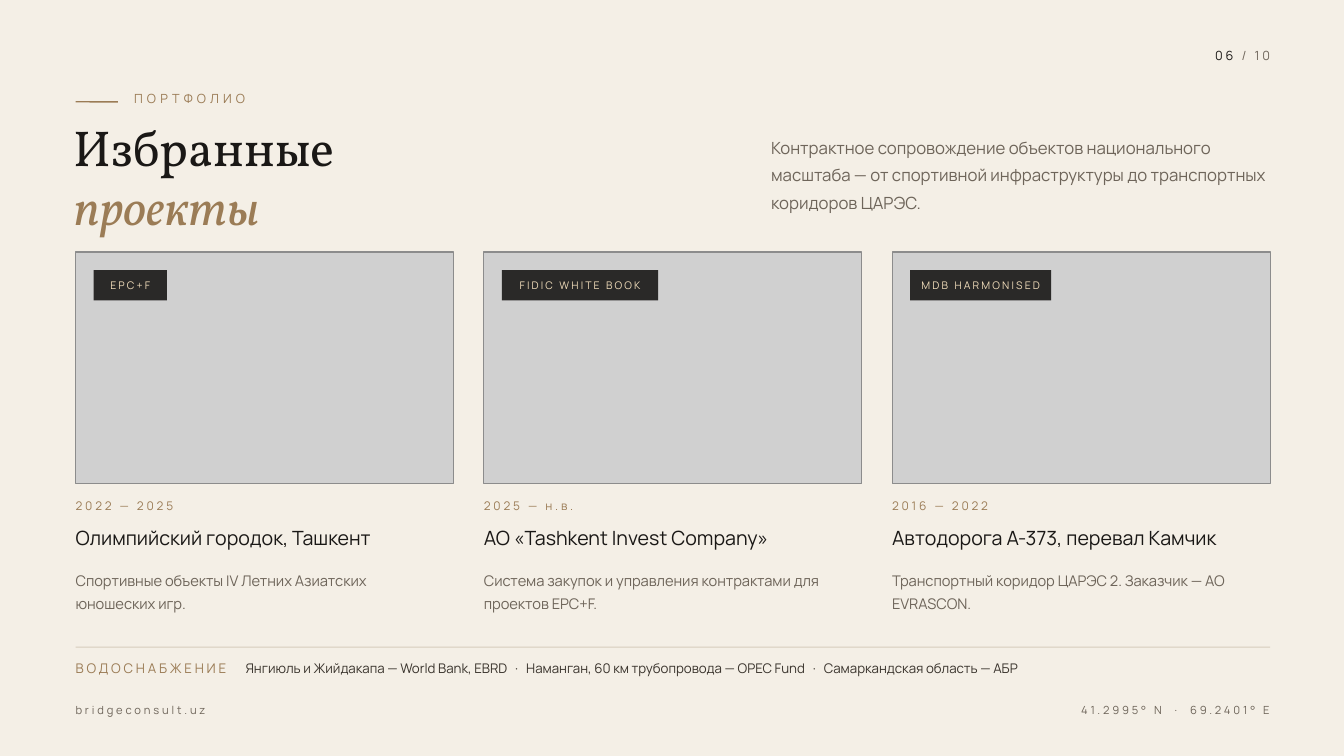
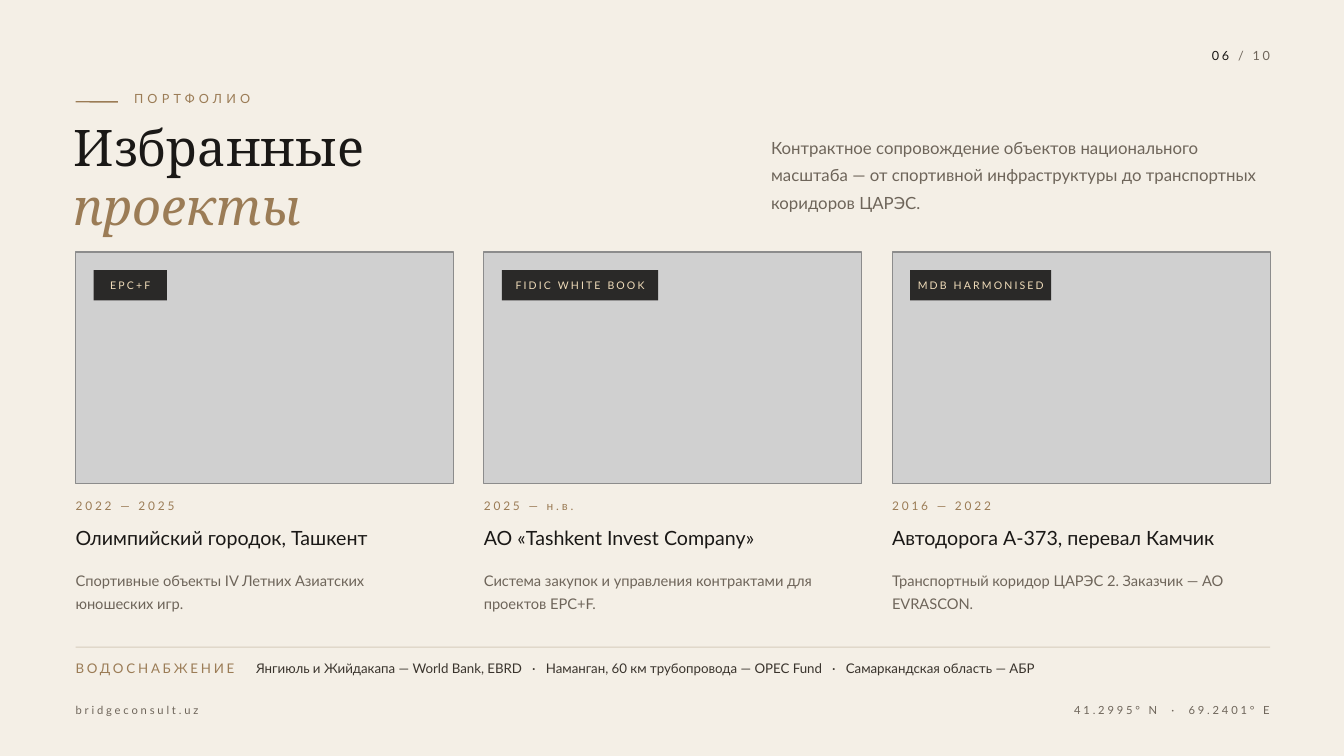
Before and after one commit to quantum-dasein/bridge-astro, a slide deck: slide 6 of presentation/company-2026/BRIDGE-Consult-presentation.pptx. Drawn at 1344x756 pixels with LibreOffice and Linux fonts; fonts in the diff are those of the drawing; grey boxes stand for pictures. Boxes give left, top, right and bottom in pixels: in the first picture for what was removed or moved away, otherwise in the second. Text is boxed around its words. In the diff, an @@ line names an element or a change of style, - is before the commit and + after.

```diff
--- a/presentation/company-2026/BRIDGE-Consult-presentation.pptx
+++ b/presentation/company-2026/BRIDGE-Consult-presentation.pptx
@@ text "Избранные" at (74, 127, 365, 178): font Vollkorn to Cambria @@
@@ text "проекты" at (74, 197, 301, 237): font Vollkorn to Cambria @@
@@ font Manrope to Lato in 18 elements at (1212, 51, 1270, 60), (76, 706, 199, 716), (1074, 706, 1269, 714), (134, 93, 250, 103), (771, 142, 1256, 212), (110, 281, 150, 289), (76, 501, 174, 510), (76, 531, 367, 549), (76, 575, 364, 612), (516, 281, 645, 289), (484, 501, 574, 510), (484, 530, 754, 549), (484, 575, 812, 612), (918, 281, 1044, 289), (892, 501, 991, 510), (892, 531, 1214, 549), (892, 575, 1223, 609), (76, 663, 1034, 676) @@
```
Also in this commit, not shown: 9 other slides changed, 25 other files.
